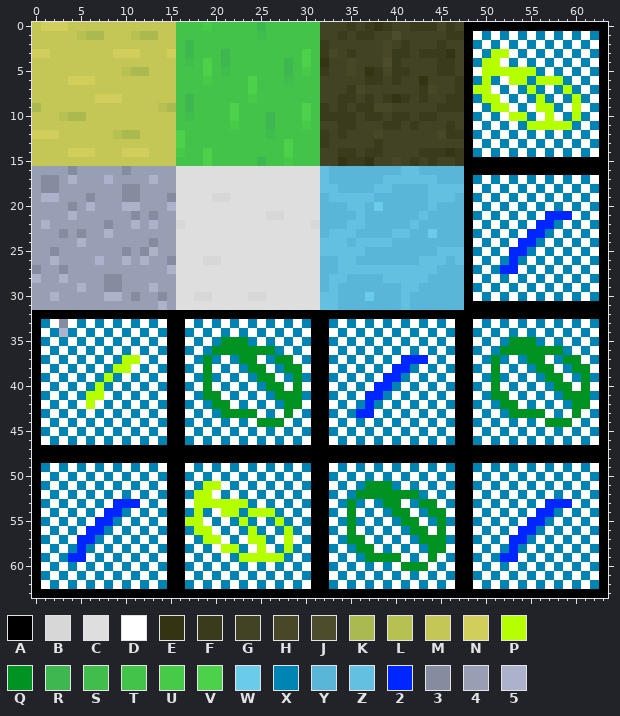
Two versions of one pixel-art sprite, TrainGame-Godot/Images/tilesheet_ground.png. The picture above was drawn from the file before the commit.
The file is 64x64 pixels. Colours within 5 levels of each other are drawn and written as one.
Palette (. is transparent): A #000000  B #d7d7d7  C #dedede  D #ffffff  E #343415  F #3a3a1c  G #424224  H #484828  J #4d4d2e  K #abba50  L #b7c152  M #c4c756  N #d2ce5c  P #b6ff00  Q #009321  R #3eb751  S #40bd4c  T #43c349  U #47ca48  V #4dd04a  W #6bccea  X #0084b4  Y #59b6d8  Z #64c0e1  2 #0026ff  3 #868ca0  4 #989eb4  5 #abb2ca
Pixels before (only the part around the change), first column x 26:
 0 TTTTTTGGGFGFEFGGFFFHFGAAAAAAAAA
 1 TTTTTTGGFGFFGGJGGGGGFFADXDXDXDX
 2 TTTTTTFGGGGGGHGFGGGFGGAXDXDXDXD
 3 TTTTVTFHGFGGGHFFGFFFEGADXPPDXDX
 4 TTRTVTEGGHGGGJFGGGGFFGAXPPDXDXD
 5 TTRTUTFGGHGEFHFFGGGFFGADPPPPPPX
 6 TTSTTTGGGGGFFGFGGEGGGFAXPXDPPXP
 7 TTTTTTGGGFHGGGGGGFHGGFAPPDXDXPX
 8 TTTTTTGGFFGFGFEFGFGGFFAXPPDXDXP
 9 TTTTVTFGFGFFHHGGGGGFFFADXPPDXDP
10 RTTTVTFFFFGFFGFFGFFGGGAXDXDPPXD
11 RTTTUTGGFFGGGFFGFGGGFGADXDXDXPP
12 STTTTTFGFGGGHGGGGGGHFFAXDXDXDXD
13 TTVTTTFGGGGGFGGGGGGGGGADXDXDXDX
14 TTVTTTGGFFGFFGGGGFFFEFAXDXDXDXD
15 TTUTTTGGEFFEGGHGFGFGGFAAAAAAAAA
16 CCCCCCZYYYYYYYYZZYYYYYAAAAAAAAA
17 CCCCCCZYYYYYYZZZZZZYYYAXDXDXDXD
18 CCCCCCZZYYYYZZYYYYZZZZADXDXDXDX
19 CCCCCCYZZZZZYYYYYYZZZYAXDXDXDXD
20 CCCCCCYYYZZYWYYYYYZYYYADXDXDXDX
21 BBCCCCYYYYZYYYYYYZYYYYAXDXDXDXD
22 CCCCCBYYYZZYYYYYZYYYYYADXDXDXD2
23 CCCCCCYZZZYYYYZZYYWYYYAXDXDXD22
24 CCCCCCZZZYZZZZYYYYYYYYADXDXD22X
25 CCCCCCZZZZZYYYYYYYYZZZAXDXD22XD
26 CCCCCCYYZZYYYYYYYZZZYZADXDX2XDX
27 CCCCCCYYZZZZZZZZZZZYYYAXDX22DXD
28 CCCCCCYZZYYYYZZZZZYYYYADXDXDXDX
29 CCCCCCYZYYYYYYYZZYYYYYAXDXDXDXD
30 CCCCCCZZYYYWYYYZYYYYYYADXDXDXDX
31 CCCCCCZZYYYYYYYZYYYYYYAAAAAAAAA
32 AAAAAAAAAAAAAAAAAAAAAAAAAAAAAAA
33 XDXDXAAXDXDXDXDXDXDXDAADXDXDXDX
34 DXDXDAADXDXDXDXDXDXDXAAXDXDXDXD
35 XDXDXAAXDXDXDXDXDXDXDAADXDXQQQX
36 QXDXDAADXDXDXDXDXDXDXAAXDXQQQQQ
37 XQQDXAAXDXDXDXD222DXDAADXQXDXQQ
38 DXQQDAADXDXDXD22XDXDXAAXDQDXDXQ
39 QDXQXAAXDXDXD22XDXDXDAADXQXDXDX
40 QQDQDAADXDXD22XDXDXDXAAXDQDXDXD
41 XQQQXAAXDXD22XDXDXDXDAADXQQDXDX
42 DXQQDAADXDX2XDXDXDXDXAAXDXQQDXD
43 XDQDXAAXDX22DXDXDXDXDAADXDXQQQQ
44 QQDXDAADXDXDXDXDXDXDXAAXDXDXDXD
And afterwards:
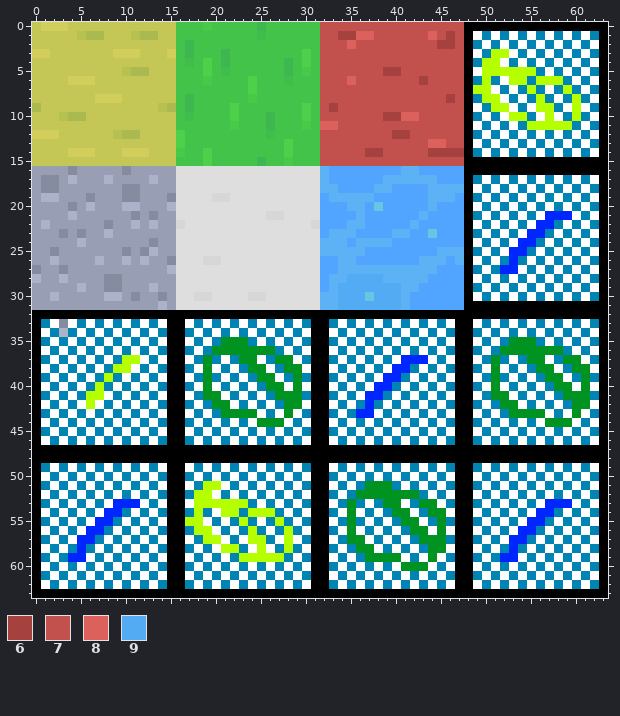
Colours new in this view: 6 #a54240  7 #c2504d  8 #dc615d  9 #53abf4
Diff:
colour W: #6bccea -> #68c6e2
colour Y: #59b6d8 -> #51a5ff
colour Z: #64c0e1 -> #5db2f6
y 0: x 32..47 GGGFGFEFGGFFFHFG -> 7777777777777777
y 1: x 32..47 GGFGFFGGJGGGGGFF -> 7766887777778767
y 2: x 32..47 FGGGGGGHGFGGGFGG -> 7778777777777667
y 3: x 32..47 FHGFGGGHFFGFFFEG -> 7777777777777777
y 4: x 32..47 EGGHGGGJFGGGGFFG -> 7777777777777777
y 5: x 32..47 FGGHGEFHFFGGGFFG -> 7777777667777777
y 6: x 32..47 GGGGGFFGFGGEGGGF -> 7778777777767777
y 7: x 32..47 GGGFHGGGGGGFHGGF -> 7777777777777777
y 8: x 32..47 GGFFGFGFEFGFGGFF -> 7777777777777767
y 9: x 32..47 FGFGFFHHGGGGGFFF -> 7677777777777777
y 10: x 32..47 FFFFGFFGFFGFFGGG -> 7777777668877777
y 11: x 32..47 GGFFGGGFFGFGGGFG -> 8877777777777777
y 12: x 32..47 FGFGGGHGGGGGGHFF -> 7777777766777777
y 13: x 32..47 FGGGGGFGGGGGGGGG -> 7777777777778877
y 14: x 32..47 GGFFGFFGGGGFFFEF -> 7777766777776666
y 15: x 32..47 GGEFFEGGHGFGFGGF -> 7777777777777777
y 28: x 35..38 YYYY -> 9999
y 29: x 34..40 YYYYYYY -> 9999999
y 30: x 34..36 YYY -> 999; x 38..40 YYY -> 999
y 31: x 34..40 YYYYYYY -> 9999999
Pixel boxes of the changes (left, top, right, bottom) in both pictures:
changed: (320, 22, 464, 310)
